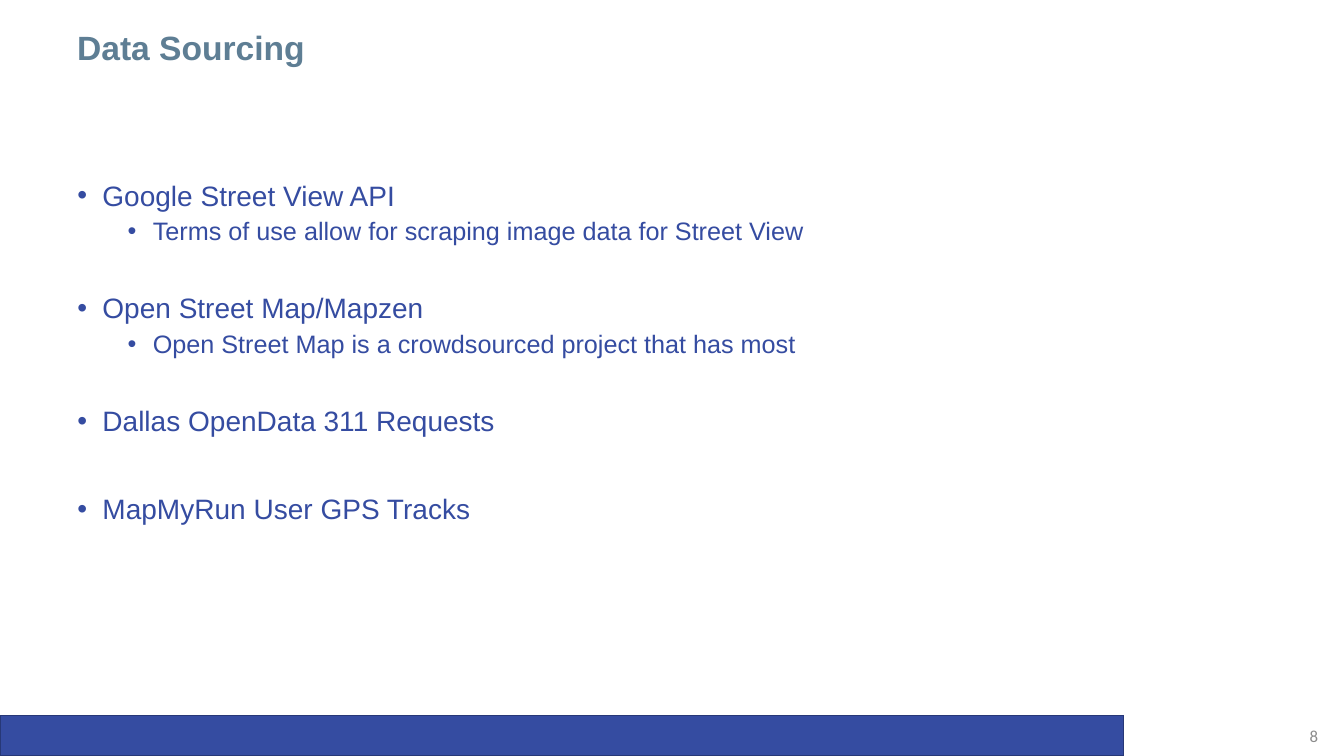
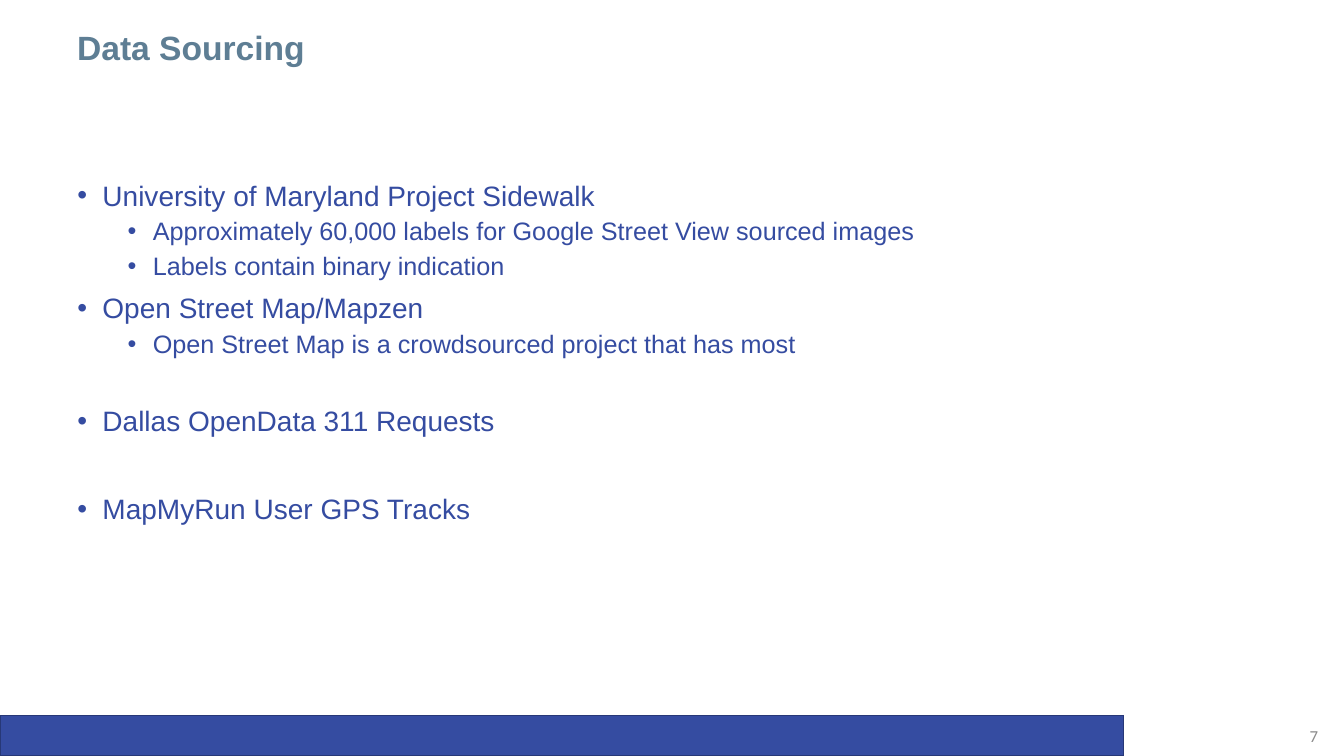
Before and after one commit to anabbott/CapstoneProject, a slide deck: slide 7 of CafeTalks/20170604_CafeTalkIPresentation_v03.pptx (slide 8 before the commit). Drawn at 1344x756 pixels with LibreOffice and Linux fonts; fonts in the diff are those of the drawing; background and template pictures are left out. Boxes give left, top, right and bottom in pixels: in the first picture for what was removed or moved away, otherwise in the second. Text is boxed around its words. In the diff, an @@ line names an element or a change of style, - is before the commit and + after.

```diff
--- a/CafeTalks/20170604_CafeTalkIPresentation_v03.pptx
+++ b/CafeTalks/20170604_CafeTalkIPresentation_v03.pptx
@@ text at (102, 185, 914, 280): text changed @@
-• Google Street View API
-  • Terms of use allow for scraping image data for Street View
+• University of Maryland Project Sidewalk
+  • Approximately 60,000 labels for Google Street View sourced images
+  • Labels contain binary indication
@@ page number at (1310, 731, 1318, 742): text changed @@
-8
+7
```
Also in this commit, not shown: 6 other slides changed, 1 slide added, 1 slide removed.
